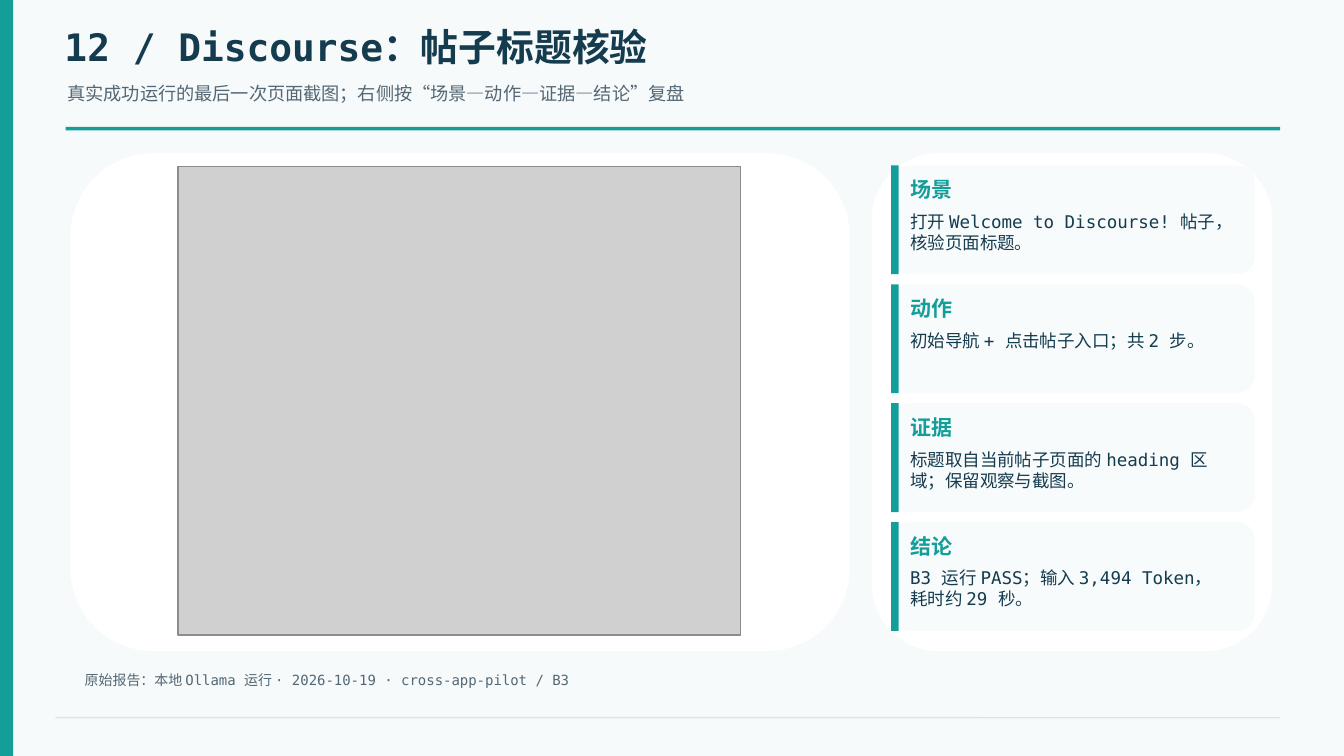
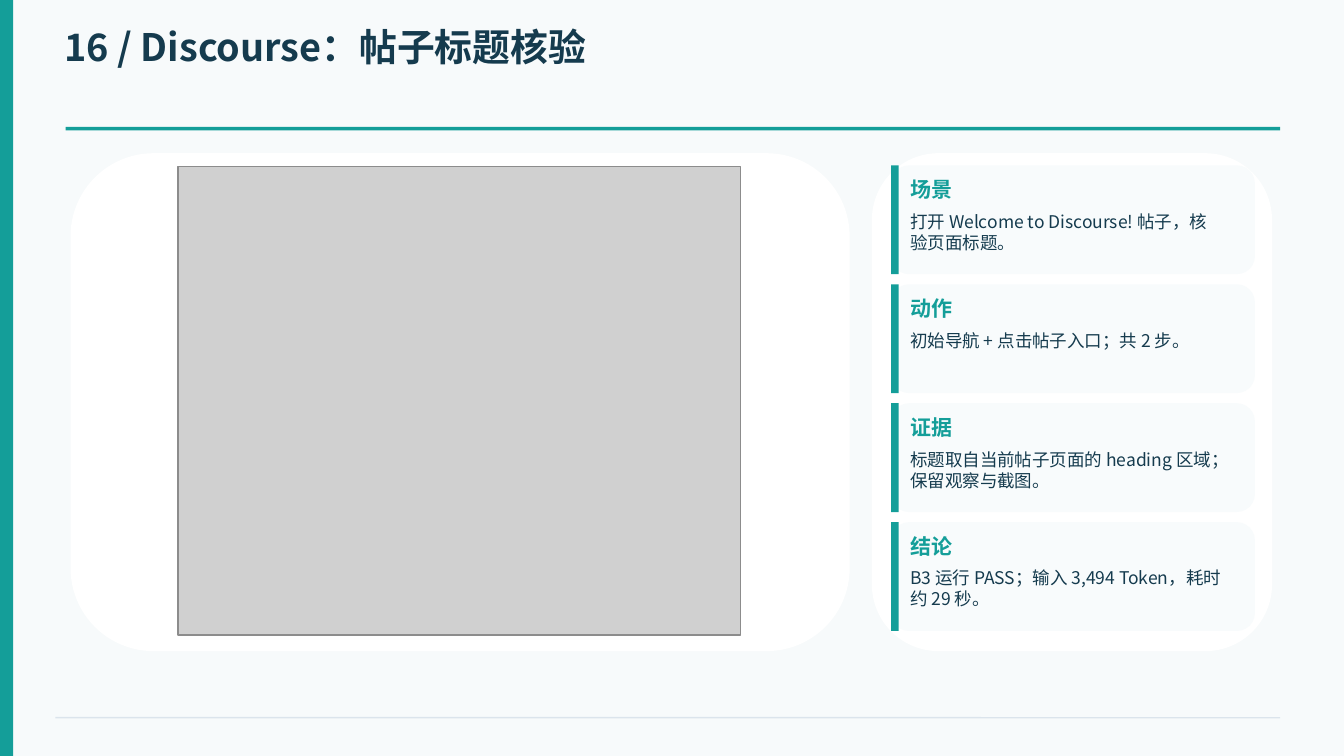
Before and after one commit to LockiYu/WebAppTester, a slide deck: slide 17 of 2-张诗豪组-中期汇报.pptx (slide 13 before the commit). Drawn at 1344x756 pixels with LibreOffice and Linux fonts; fonts in the diff are those of the drawing; grey boxes stand for pictures. Boxes give left, top, right and bottom in pixels: in the first picture for what was removed or moved away, otherwise in the second. Text is boxed around its words. In the diff, an @@ line names an element or a change of style, - is before the commit and + after.

```diff
--- a/2-张诗豪组-中期汇报.pptx
+++ b/2-张诗豪组-中期汇报.pptx
@@ text at <box>64,28,586,65</box>: text changed; font DejaVu Sans Mono to Noto Sans CJK SC @@
-12 / Discourse：帖子标题核验
+16 / Discourse：帖子标题核验
@@ text removed at <box>68,84,685,103</box> @@
-真实成功运行的最后一次页面截图；右侧按“场景—动作—证据—结论”复盘
@@ font DejaVu Sans Mono to Noto Sans CJK SC in 4 elements at <box>910,213,1207,251</box>, <box>910,332,1190,350</box>, <box>910,451,1228,489</box>, <box>910,569,1221,607</box> @@
@@ text removed at <box>85,673,569,688</box> @@
-原始报告：本地 Ollama 运行 · 2026-10-19 · cross-app-pilot / B3
```
Also in this commit, not shown: 16 other slides changed, 3 slides added, 1 slide removed.
